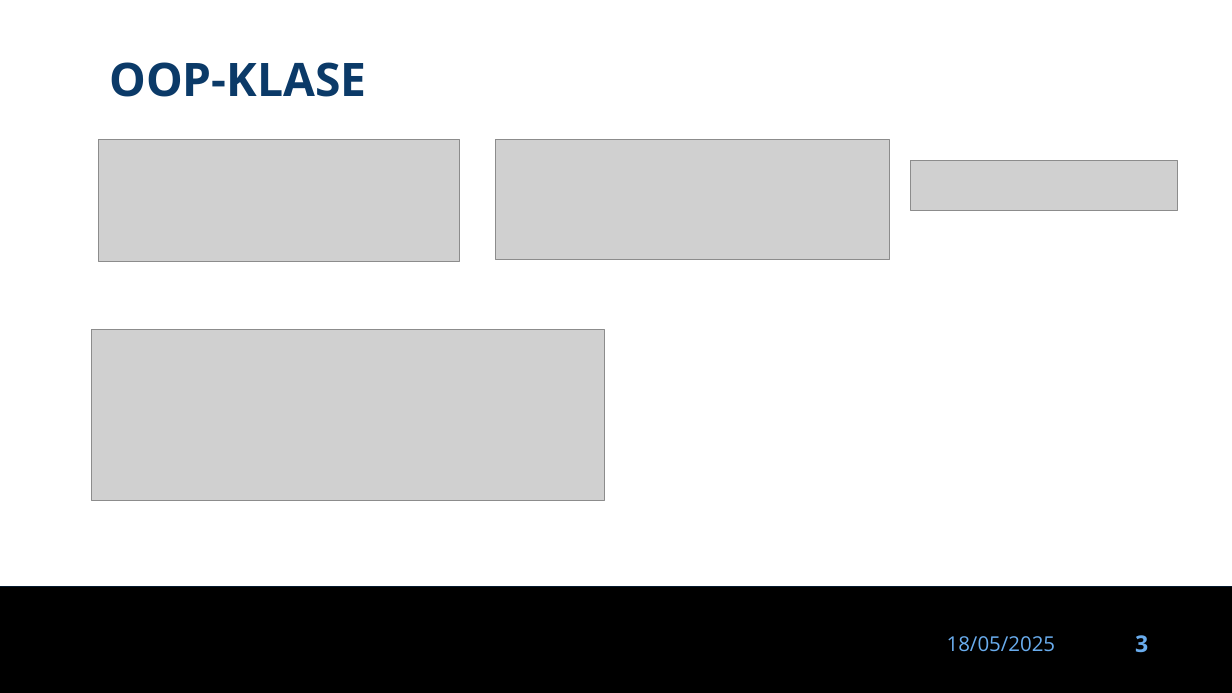
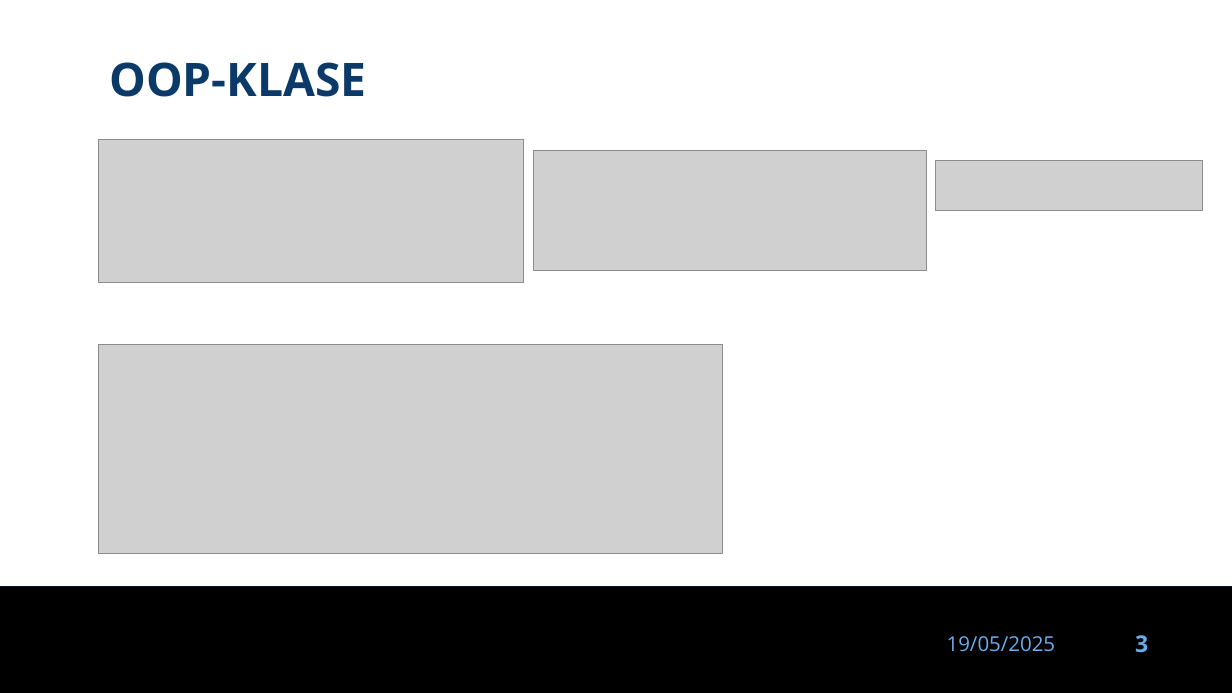
Before and after one commit to dinoDuvnjak/CTK, a slide deck: slide 3 of Bootcamp/OOP/OOP.pptx. Drawn at 1232x693 pixels with LibreOffice and Linux fonts; fonts in the diff are those of the drawing; grey boxes stand for pictures; background and template pictures are left out. Boxes give left, top, right and bottom in pixels: in the first picture for what was removed or moved away, otherwise in the second. Text is boxed around its words. In the diff, an @@ line names an element or a change of style, - is before the commit and + after.

```diff
--- a/Bootcamp/OOP/OOP.pptx
+++ b/Bootcamp/OOP/OOP.pptx
@@ picture: place and size @@
-picture at (98, 140, 459, 262)
+picture at (98, 140, 523, 283)
@@ picture: place and size @@
-picture at (495, 140, 889, 260)
+picture at (533, 150, 927, 270)
@@ picture: place and size @@
-picture at (911, 160, 1178, 210)
+picture at (936, 161, 1203, 211)
@@ picture: place and size @@
-picture at (91, 329, 604, 501)
+picture at (98, 345, 722, 554)
@@ text at (947, 636, 1056, 652): text changed @@
-18/05/2025
+19/05/2025
```
Also in this commit, not shown: 14 other slides changed, 1 slide removed, 6 other files.
